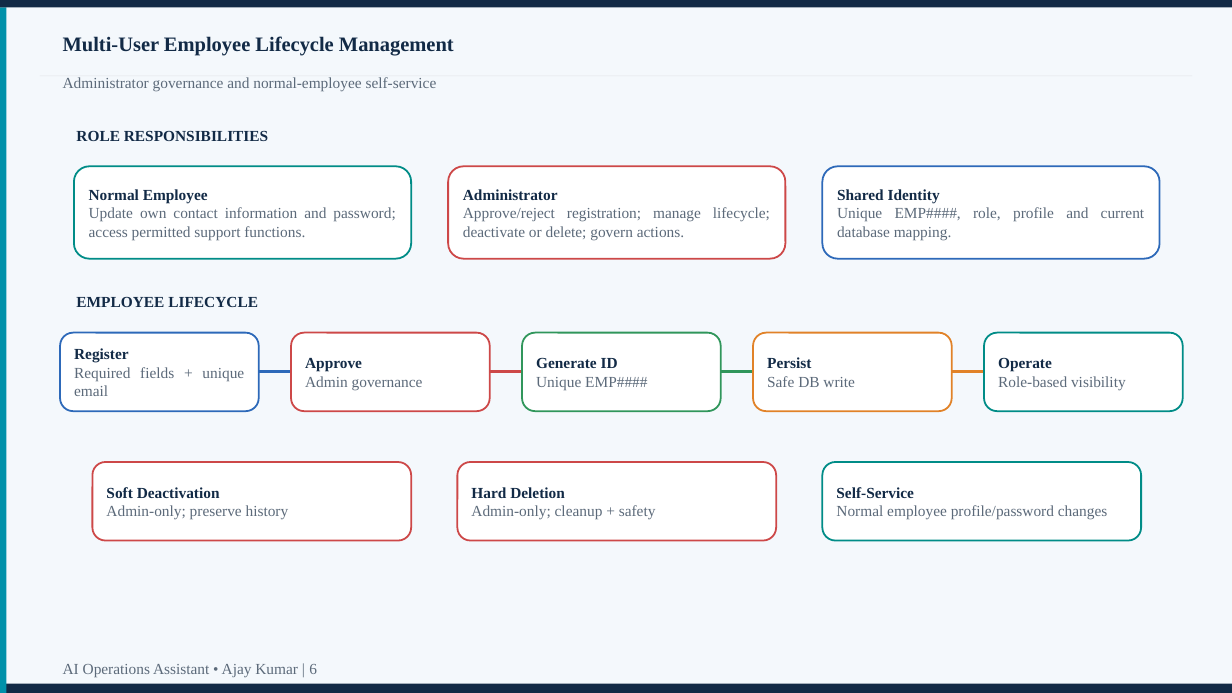
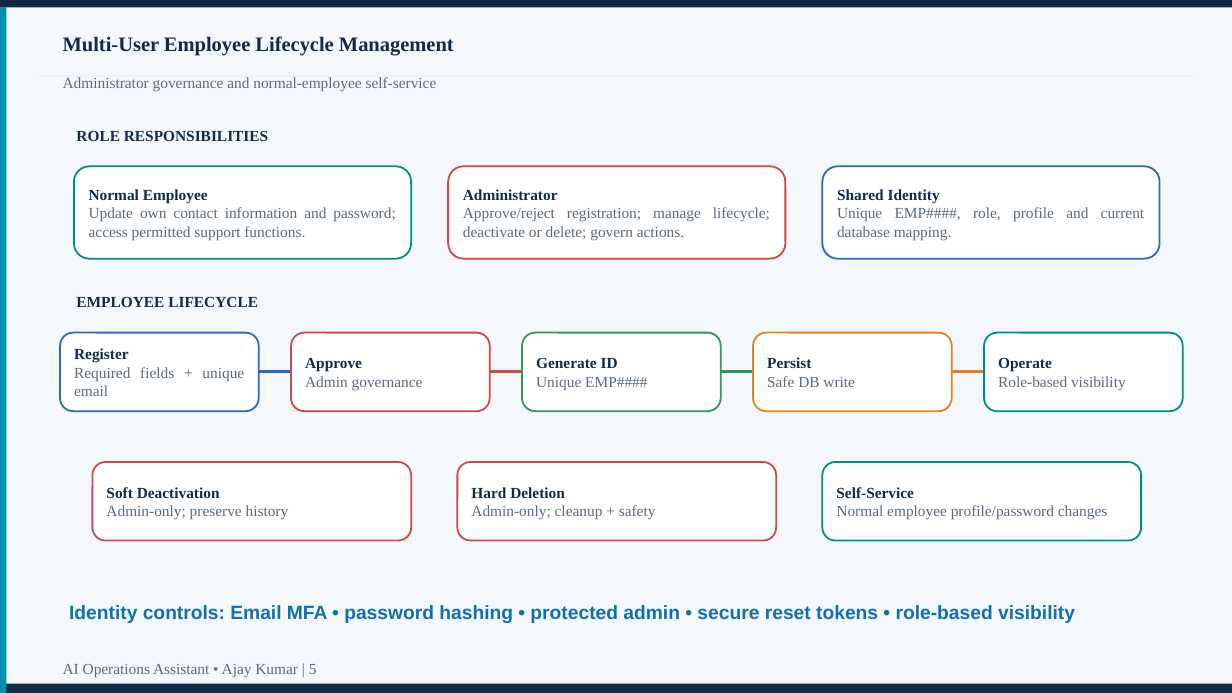
Before and after one commit to helloajay21-max/-it-support-assistant, a slide deck: slide 5 of AI_Operations_Assistant_Using_Agentic_AI_Ajay_Kumar_Presentation.pptx (slide 6 before the commit). Drawn at 1232x693 pixels with LibreOffice and Linux fonts; fonts in the diff are those of the drawing. Boxes give left, top, right and bottom in pixels: in the first picture for what was removed or moved away, otherwise in the second. Text is boxed around its words. In the diff, an @@ line names an element or a change of style, - is before the commit and + after.

```diff
--- a/AI_Operations_Assistant_Using_Agentic_AI_Ajay_Kumar_Presentation.pptx
+++ b/AI_Operations_Assistant_Using_Agentic_AI_Ajay_Kumar_Presentation.pptx
@@ text added at (69, 605, 1075, 623), 15 pt, text #126FAF, bold @@
+Identity controls: Email MFA • password hashing • protected admin • secure reset tokens • role-based visibility
@@ text at (63, 664, 317, 678): text changed @@
-AI Operations Assistant • Ajay Kumar | 6
+AI Operations Assistant • Ajay Kumar | 5
```
Also in this commit, not shown: 10 other slides changed, 1 slide removed, 1 other file.
